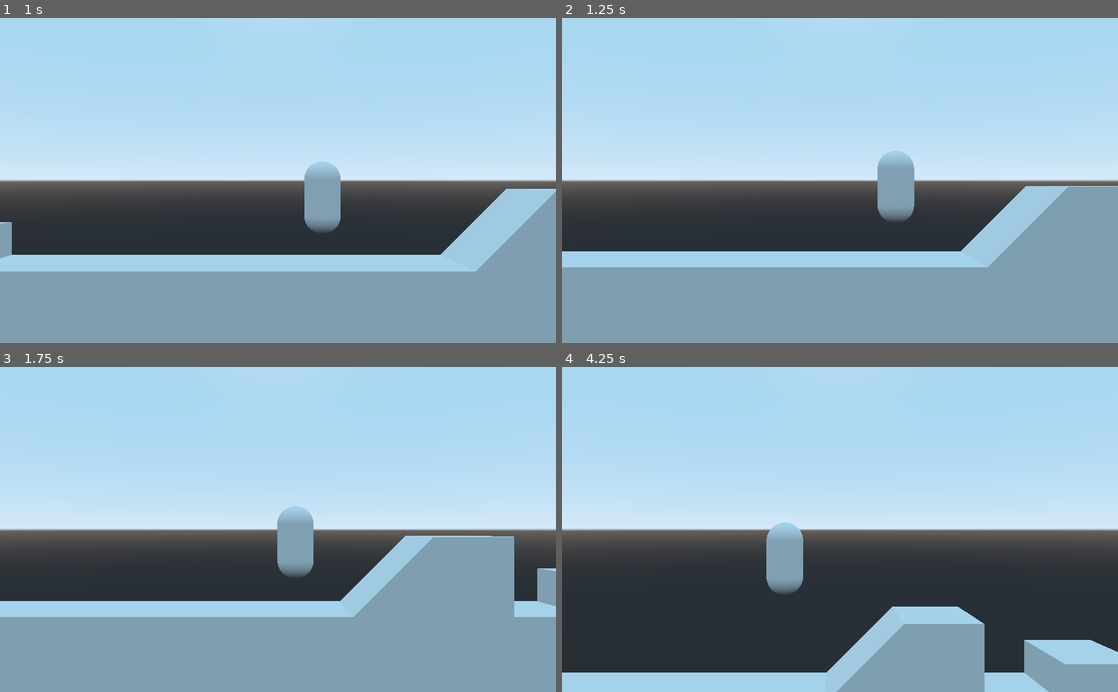
Above: before the commit, frames 1-4 (two rows, left to right).
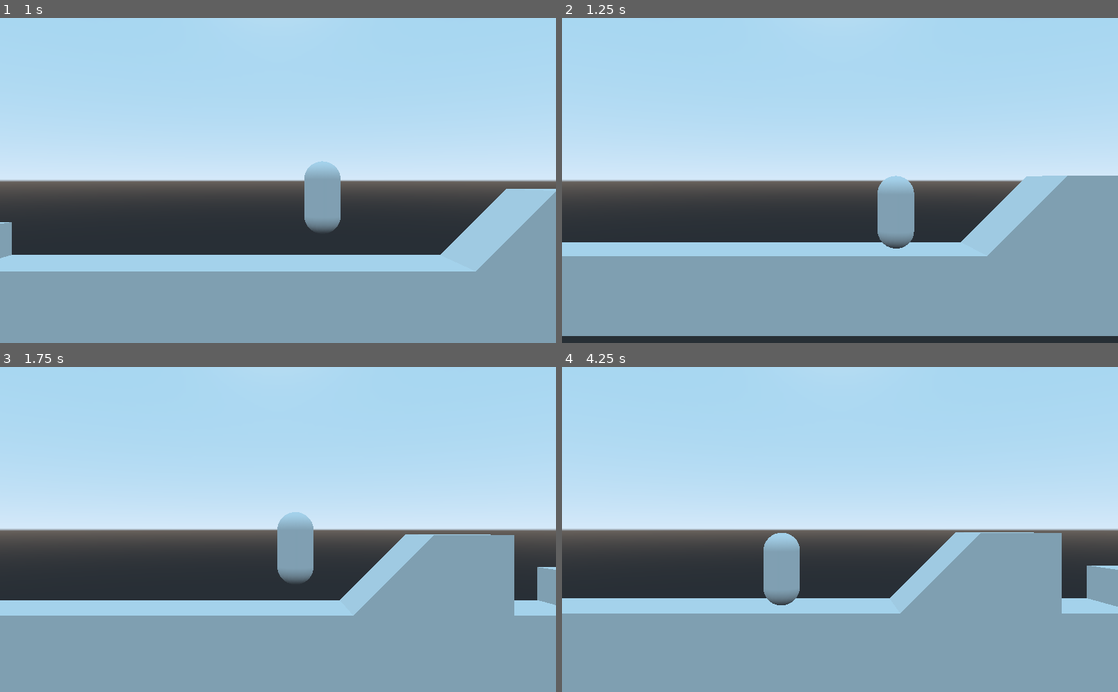
Above: after the commit, the same moments.

Repository: hextraza/ld51-game
Game: Godot game, scene res://dev/two-point-five/world.tscn
Same seed, same stepped clock (60 frames per second), same inputs: the game is played once before the commit and once after it. This scene is started directly instead of the project's main scene.
Inputs:
- Up to frame 1 (1 s): tap Enter at 0.5 s; hold D (move_right) from 0.53 s (still down); hold Space (move_jump) from 0.53 s (still down)
- Up to frame 2 (1.25 s): keep holding D (move_right); keep holding Space (move_jump)
- Up to frame 3 (1.75 s): release D (move_right) at 1.28 s; release Space (move_jump) at 1.28 s; hold Down (ui_down) from 1.28 s (still down); tap Space (move_jump) at 1.35, 1.52 s
- Up to frame 4 (4.25 s): tap Space (move_jump) at 1.82, 2.85, 3.02, 3.32 s; release Down (ui_down) at 2.03 s; hold D (move_right) 2.03-2.78 s; hold Space (move_jump) 2.03-2.78 s; hold Up (ui_up) 2.78-3.53 s; hold A (move_left) from 3.53 s (still down); hold Space (move_jump) from 3.53 s (still down)

Frame 1 is identical in both runs. In frame 2, 9.4% of the frame differs, in the area x 0-100%, y 40-100%; in frame 3, 1.1%; in frame 4, 29%, in the area x 0-100%, y 47-100%.

Commit message:
player: Prevent jump echo

Diff:
--- a/player.gd
+++ b/player.gd
@@ -29,14 +29,16 @@
 func _physics_process(delta):
 	var input_move := Input.get_vector('move_left', 'move_right', 'ui_down', 'ui_up')
 	var input_jump := Input.is_action_pressed('move_jump')
-	var snap := Vector3.ZERO if input_jump else Vector3.DOWN
+	var input_jump_now := Input.is_action_just_pressed('move_jump')
 
 	if is_zero_approx(input_move.x):
 		velocity.x = lerp(velocity.x, 0.0, stop_scale * delta)
 	else:
 		velocity.x = lerp(velocity.x, input_move.x * move_speed, move_scale * delta)
 
-	if input_jump and is_on_floor():
+	var snap := Vector3.ZERO if input_jump else Vector3.DOWN
+
+	if input_jump_now and is_on_floor():
 		velocity.y += sqrt(2 * jump_height * gravity * jump_scale)
 	elif input_jump and velocity.y > 0.0:
 		velocity.y -= gravity * jump_scale * delta
